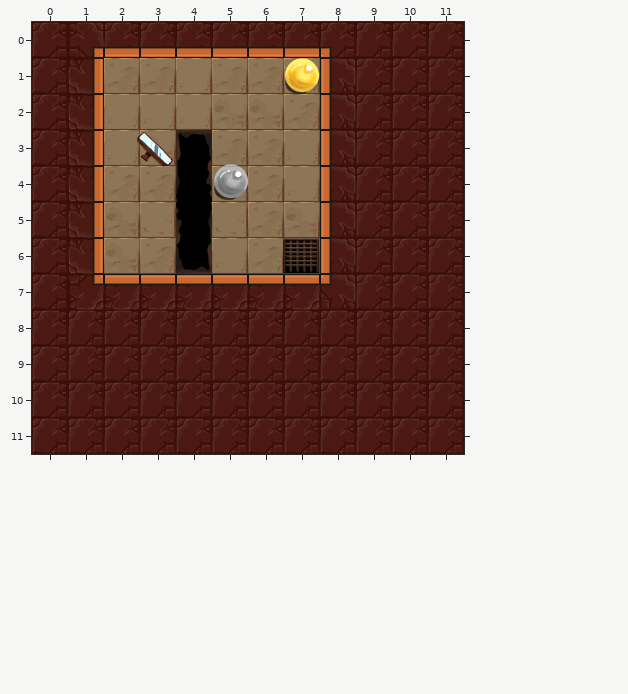
An edit to a level. Tiled map, assets/levels/tutorial2.tmx. The first picture shows the starting point.
Cells are 128x128 px. Shown: x 0..11, y 0..11.
Now the later version:
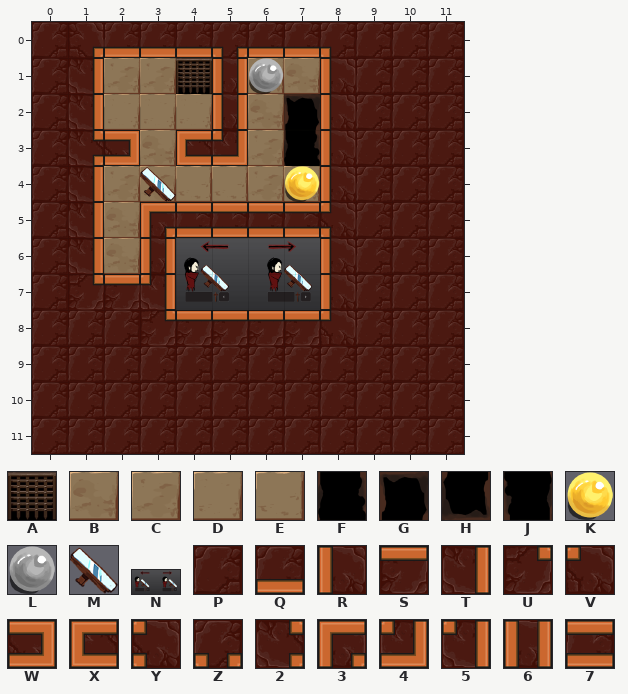
Key: from "exit": A 0; from "floors": B 0, C 1, D 2, E 3; from "holes": F 6, G 7, H 10, J 12; from "lightOrbs": K 0, L 1; from "mirrors": M 0 flipped left-right; from "tutorialImages": N 2; from "walls": P 0, Q 5, R 6, S 7, T 8, U 11, V 12, W 14, X 16, Y 18, Z 19, 2 21, 3 23, 4 25, 5 35, 6 37, 7 38.
_ is an empty cell.
Objects are placed by their top-left corner, in cells (3,4 is the top-left corner of cell 3,4); size is 1x1 cell unless given.
Tiles replaced or removed in this view: B, C, D, E, F, G, H, J, P, Q, R, S, T, V.
Tiles of an added or newly shown layer are drawn over the layers below it.
What changed:
Changed rows in their new state; . is an unchanged cell.
Layer "Floor":
first column x 2:
 2 ....._
 3 _._.._
 5 ..____
 6 ..____
Layer "Holes":
first column x 4:
 2 ...G
 3 _..F
 4 _...
 5 _...
 6 _...
Layer "Walls":
first column x 1:
 0 ....Z...
 1 ....6...
 2 ....6...
 3 2W.X4...
 5 ..37777Y
 6 ..6.....
 7 ..5____R
 8 ..USSSSV
Layer "Tutorial Images" (added):
first column x 4:
 7 N
Layer "Objects":
removed: M at 2.9,3
Layer "Mirrors":
added: M at 3,4
Layer "Light":
changed: L "lightSwitch" at 5,4 -> L "lightSwitch" at 6,1
changed: K "lightOrb" at 7,1 -> K "lightOrb" at 7,4
Layer "Exit":
changed: A "exit" at 7,6 -> A "exit" at 4,1
Pixel boxes of the changes (left, top, right, bottom) in both pictures:
changed: (92, 46, 356, 346)
